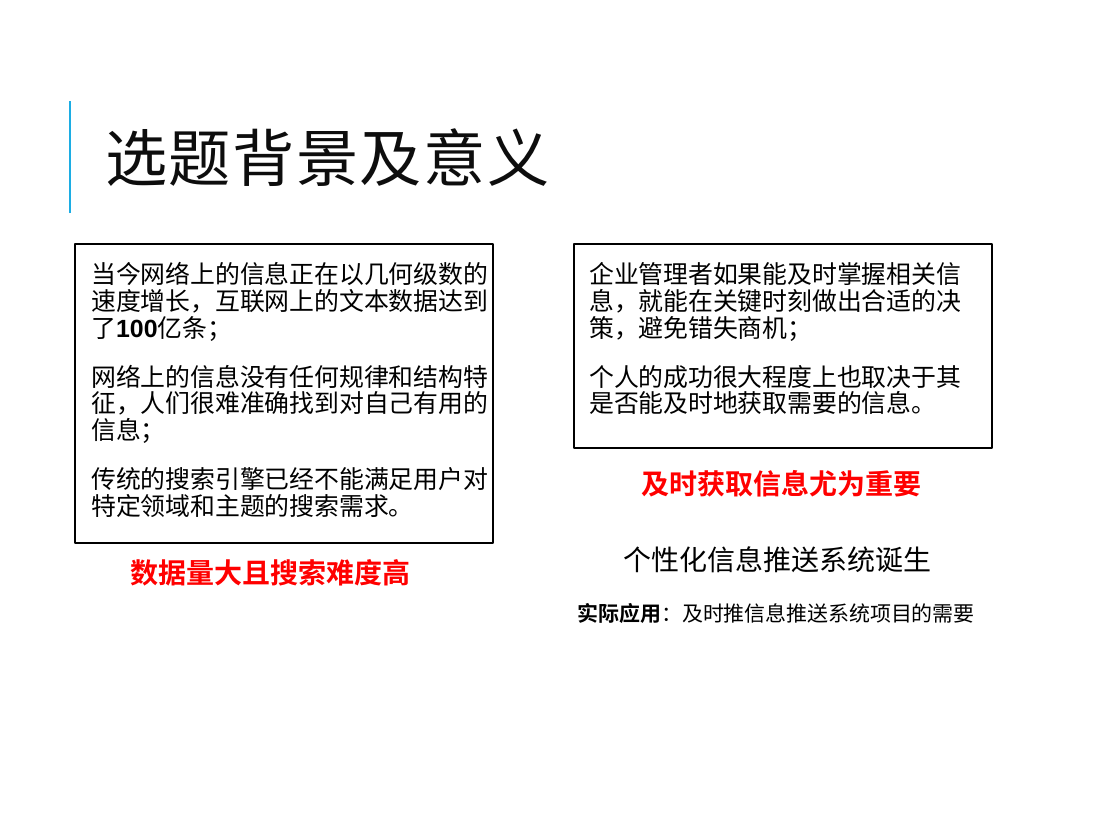
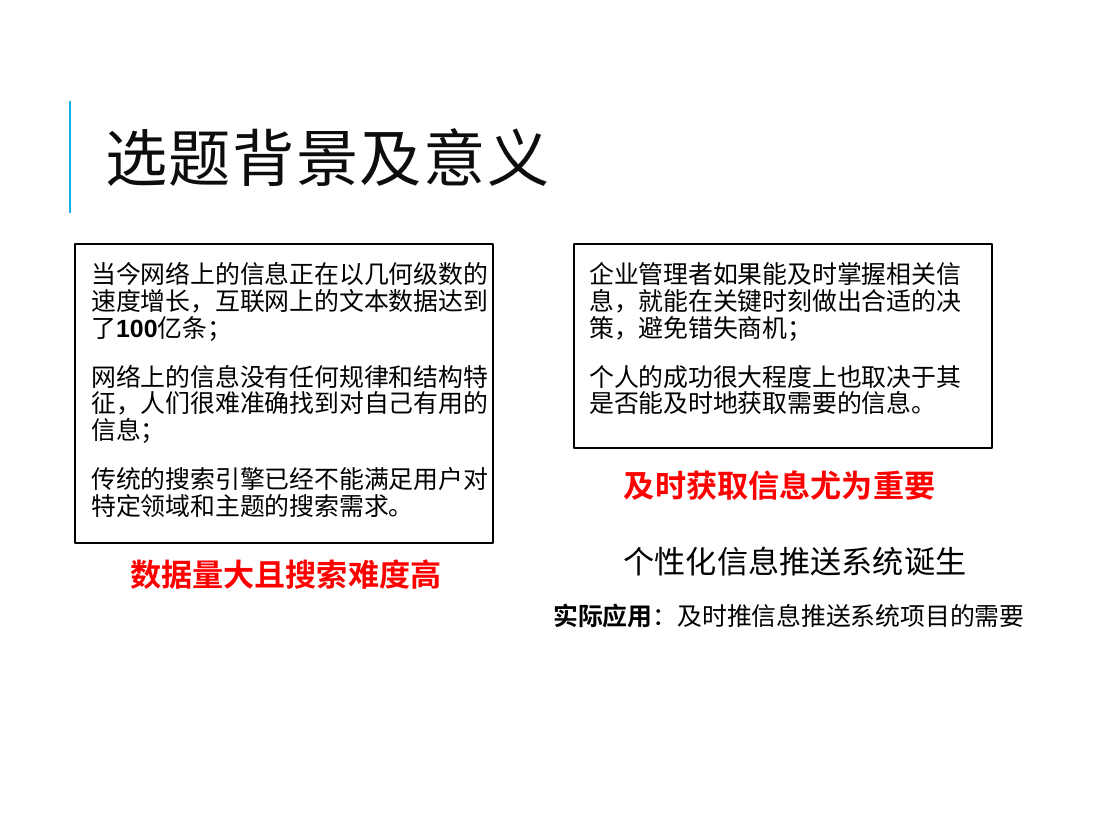
Before and after one commit to winniehajing/paper, a slide deck: slide 3 of 张静-毕设.pptx. Drawn at 1120x840 pixels with LibreOffice and Linux fonts; fonts in the diff are those of the drawing. Boxes give left, top, right and bottom in pixels: in the first picture for what was removed or moved away, otherwise in the second. Text is boxed around its words. In the diff, an @@ line names an element or a change of style, - is before the commit and + after.

```diff
--- a/张静-毕设.pptx
+++ b/张静-毕设.pptx
@@ text "及时获取信息尤为重要": place and size @@
-text "及时获取信息尤为重要" at box(641, 470, 921, 497)
+text "及时获取信息尤为重要" at box(624, 470, 936, 500)
@@ size 18 to 20 pt in 3 elements at box(130, 559, 442, 589), box(624, 470, 936, 500), box(624, 546, 967, 576) @@
@@ text "实际应用：及时推信息推送系统项目的需要": place and size @@
-text "实际应用：及时推信息推送系统项目的需要" at box(578, 603, 975, 623)
+text "实际应用：及时推信息推送系统项目的需要" at box(553, 603, 1024, 628)
@@ text "实际应用：及时推信息推送系统项目的需要" at box(553, 603, 1024, 628): size 13.5 to 16 pt @@
```
Also in this commit, not shown: 5 other slides changed, 1 slide removed, 2 other files.
